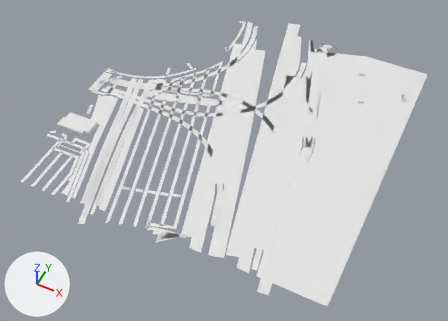
One commit to the glTF model app/public/world/tiles/2_7.glb: the scene before it, then after it.
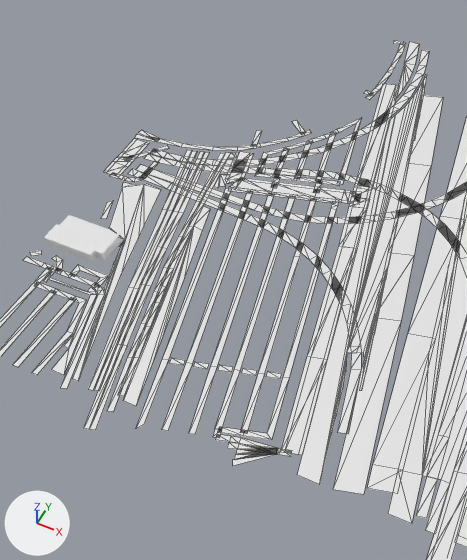
There are two pictures of each version: one whole from a camera (50 mm lens) standing at (1555.0, -4402.0, 706.0) and looking at (1255.0, -3802.0, -44.0), one close up on the part from 8% to 62% of the width and 0% to 91% of the height. Lighting does not change. The marker at lower left points along +X, +Y and +Z. The older version's two pictures come first. The close-ups show mesh edges as thin lines. Where no turn or scale is listed for an object, it has been applied to the vertices. Vertices at exactly the same position are counted once.

In view in the first close-up: 'buildings', 'ground'.
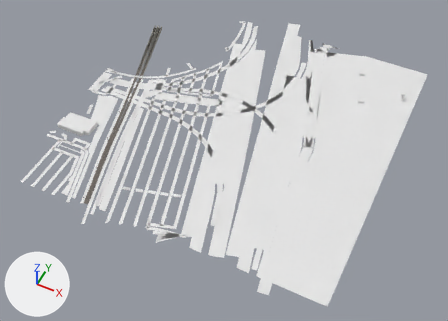
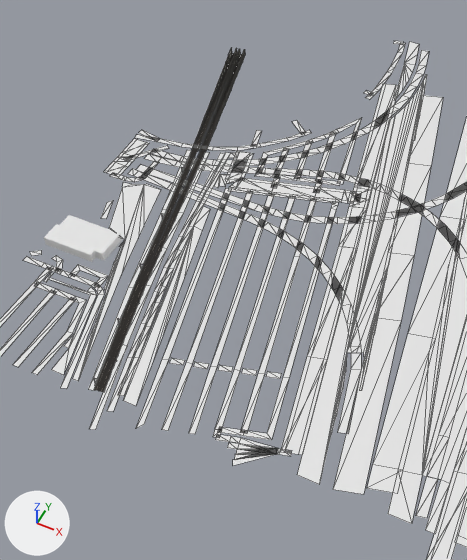
Where the newer file only moved an object's origin or applied its transform, the numbers keep the older frame.

What differs and where, as boxes [x1, y1, x2, y2] in the close-ups (467 x 560 px; the box of a moved part takes in the faces that stretch with it):
'transit', added
    after: [94, 47, 245, 392]
part 1 of me_ground, deleted
    before: [84, 152, 205, 429]
part 2 of me_ground, moved or reshaped
    both: [355, 188, 372, 199]
part 3 of me_ground, moved or reshaped
    both: [416, 477, 438, 518]
part 4 of me_ground, reshaped
    before: [88, 151, 197, 391]
    after: [89, 151, 192, 390]

What changed in the scene script:
```text
Add mat_defaultmaterial:
    mat_defaultmaterial = bpy.data.materials.new('DefaultMaterial')
    mat_defaultmaterial.use_nodes = True; mat_defaultmaterial.node_tree.nodes.clear()
    _N = mat_defaultmaterial.node_tree.nodes; _L = mat_defaultmaterial.node_tree.links
    n0 = _N.new('ShaderNodeOutputMaterial'); n0.name = 'Material Output'
    n1 = _N.new('ShaderNodeBsdfPrincipled'); n1.name = 'Principled BSDF'
    n2 = _N.new('ShaderNodeVertexColor'); n2.name = 'Color Attribute'
    _L.new(n1.outputs[0], n0.inputs[0])  # 'BSDF' to 'Surface'
    _L.new(n2.outputs[0], n1.inputs[0])  # 'Color' to 'Base Color'
Change me_ground:
    used by ob_ground; location = (1246.5, -3749.7, 0.1)
    verts and faces of me_ground; kept vertices keep their numbers, new ones are numbered from 1053
    before: 70 (-38.0, 24.0, 0.0) at pixel (354, 197), 72 (-28.0, 27.0, 0.0) at pixel (366, 198), 621 (-41.0, 35.0, 0.0) at pixel (357, 187), 622 (-32.0, 38.0, 0.0) at pixel (368, 189), 623 (-28.0, 27.0, 0.0) at pixel (366, 198)
    before: 634 (-25.0, 27.0, 0.0) at pixel (369, 199), 701 (-29.0, 39.0, 0.0) at pixel (371, 189), 702 (-41.0, 23.0, 0.0) at pixel (351, 196)
    before: 158 (146.0, -209.0, 0.0) at pixel (437, 479), 160 (138.0, -211.0, 0.0) at pixel (426, 476), 368 (152.0, -242.0, 0.0) at pixel (426, 518), 369 (146.0, -209.0, 0.0) at pixel (437, 479), 370 (144.0, -243.0, 0.0) at pixel (415, 515)
    remove me_ground.from_pydata(...)  # 1053 vertices, 872 faces; spans x -253.0..253.0, y -284.0..284.0, z 0.0
    add me_ground.from_pydata(...)  # 1034 vertices, 856 faces; spans x -253.0..253.0, y -283.0..284.0, z 0.0
    me_ground part 1: the loose piece of 12 vertices spanning x -189.0..-98.0, y -284.0..16.0, z 0.0 is deleted
    me_ground part 2
    add delete_vertices([623])  # with the faces that use them
    add delete_faces([(70, 622, 621), (634, 701, 702)])
    add verts[1054] = (-38.0, 24.0, 0.0)  # pixel (354, 197)
    add verts[1055] = (-25.0, 27.0, 0.0)  # pixel (369, 199)
    add faces += [(621, 1054, 622), (72, 622, 1054), (701, 702, 1055)]
    me_ground part 3
    add delete_vertices([369])  # with the faces that use them
    add verts[1053] = (138.0, -211.0, 0.0)  # pixel (426, 476)
    add faces += [(158, 370, 368), (158, 1053, 370)]
    me_ground part 4
    8 vertices are removed from x -196.0..-113.0, y -252.0..14.0, z 0.0
    11 faces are deleted
    1 vertex moves within x -174.0, y -62.0, z 0.0
    5 new faces join them
Add me_transit:
    me_transit.from_pydata(...)  # 1752 vertices, 2990 faces; spans x -67.0..67.0, y -208.0..208.0, z -7.0..7.0
    me_transit.materials.append(mat_defaultmaterial)
Add ob_transit:
    ob_transit = bpy.data.objects.new('transit', me_transit)
    ob_transit.location = (1070.3, -3793.2, 0.0)
```
